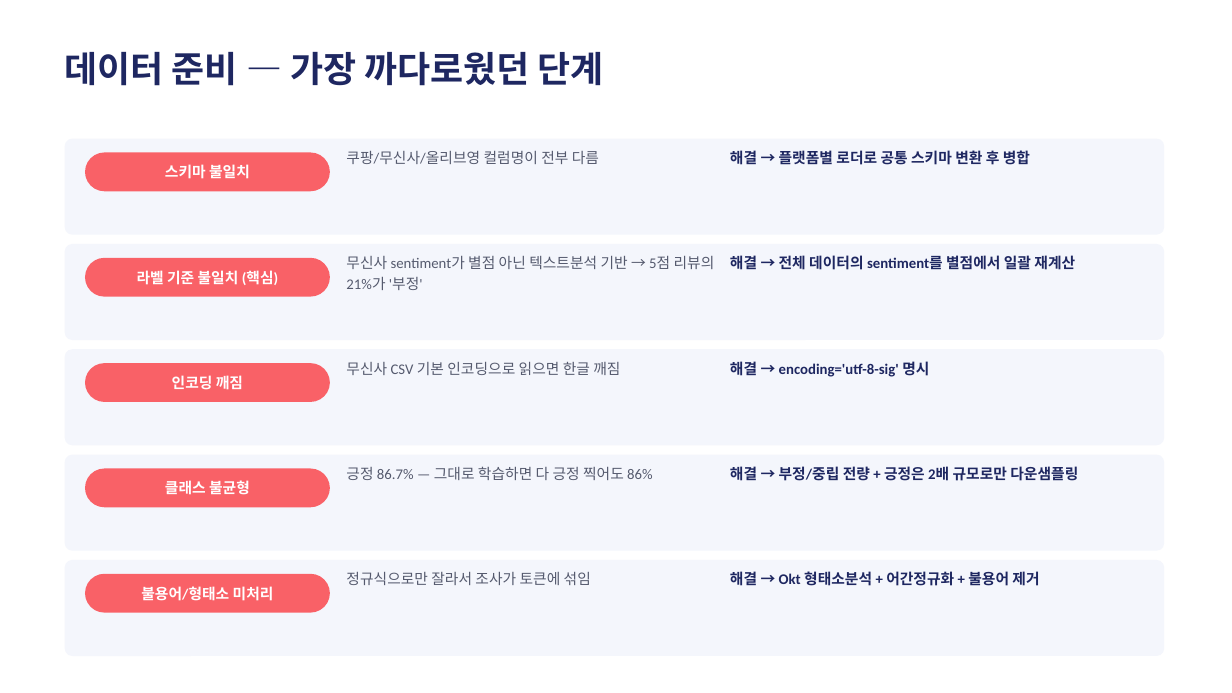
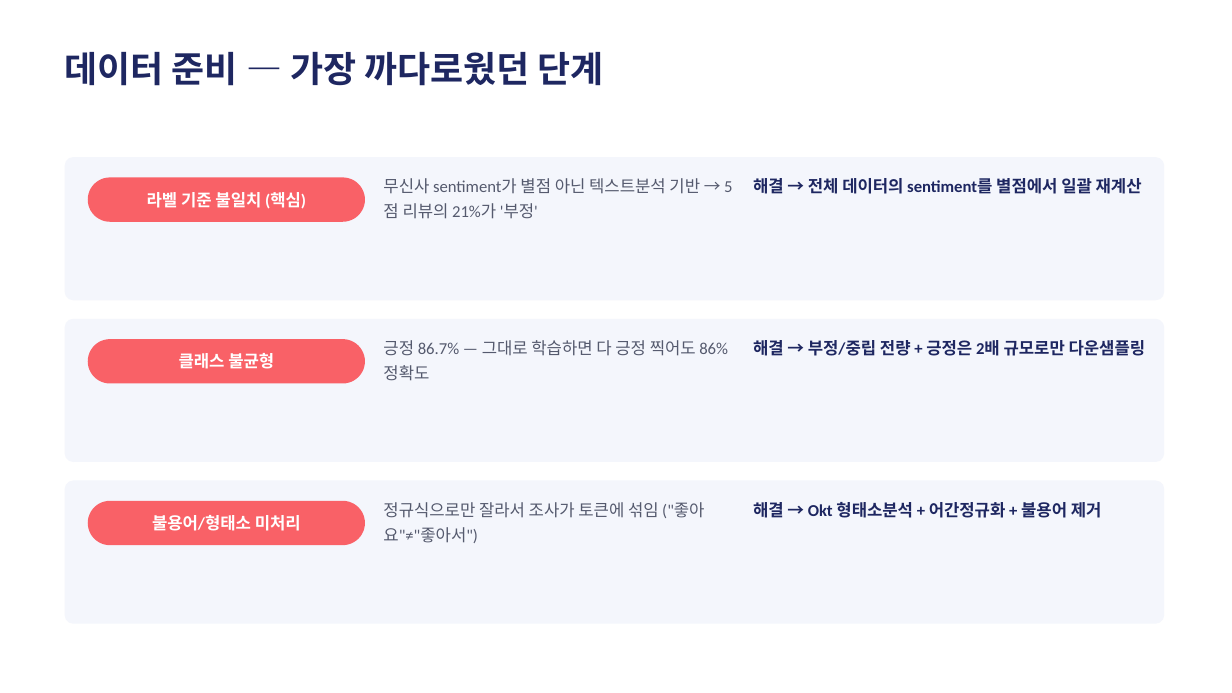
Before and after one commit to dong29482757-beep/shopping-review-crawler, a slide deck: slide 3 of BeautyScope_발표.pptx (slide 4 before the commit). Drawn at 1232x693 pixels with LibreOffice and Linux fonts; fonts in the diff are those of the drawing. Boxes give left, top, right and bottom in pixels: in the first picture for what was removed or moved away, otherwise in the second. Text is boxed around its words. In the diff, an @@ line names an element or a change of style, - is before the commit and + after.

```diff
--- a/BeautyScope_발표.pptx
+++ b/BeautyScope_발표.pptx
@@ text removed at [730,148,1030,167] @@
-해결 → 플랫폼별 로더로 공통 스키마 변환 후 병합
@@ rounded rectangle: place and size @@
-rounded rectangle at [65,139,1165,235]
+rounded rectangle at [65,157,1165,300]
@@ rounded rectangle "라벨 기준 불일치 (핵심)": place and size @@
-rounded rectangle "라벨 기준 불일치 (핵심)" at [85,152,330,191]
+rounded rectangle "라벨 기준 불일치 (핵심)" at [88,177,365,222]
@@ text removed at [346,151,599,164] @@
-쿠팡/무신사/올리브영 컬럼명이 전부 다름
@@ text "무신사 sentiment가 별점 아닌 텍스트분석 ...": place and size @@
-text "무신사 sentiment가 별점 아닌 텍스트분석 ..." at [346,256,715,290]
+text "무신사 sentiment가 별점 아닌 텍스트분석 ..." at [383,178,700,219]
@@ text "해결 → 전체 데이터의 sentiment를 ...": place and size @@
-text "해결 → 전체 데이터의 sentiment를 ..." at [730,254,1075,273]
+text "해결 → 전체 데이터의 sentiment를 ..." at [753,178,1142,194]
@@ text in rounded rectangle at [147,192,306,208]: text changed; size 11.5 to 13 pt @@
-스키마 불일치
+라벨 기준 불일치 (핵심)
@@ rounded rectangle removed at [85,258,330,297] @@
-라벨 기준 불일치 (핵심)
@@ rounded rectangle: place and size @@
-rounded rectangle at [65,244,1165,340]
+rounded rectangle at [65,319,1165,462]
@@ rounded rectangle "클래스 불균형" at [88,339,365,384]: size 11.5 to 13 pt @@
@@ rounded rectangle "클래스 불균형": place and size @@
-rounded rectangle "클래스 불균형" at [85,469,330,507]
+rounded rectangle "클래스 불균형" at [88,339,365,384]
@@ text at [383,340,728,381]: text changed; size 11.5 to 13 pt @@
-긍정 86.7% — 그대로 학습하면 다 긍정 찍어도 86%
+긍정 86.7% — 그대로 학습하면 다 긍정 찍어도 86% 정확도
@@ size 11.5 to 13 pt; line spacing 1.15 to 1.25 in 4 elements at [753,502,1102,518], [753,178,1142,194], [383,178,700,219], [753,340,1146,358] @@
@@ text "해결 → 부정/중립 전량 + ...": place and size @@
-text "해결 → 부정/중립 전량 + ..." at [730,466,1078,481]
+text "해결 → 부정/중립 전량 + ..." at [753,340,1146,358]
@@ rounded rectangle removed at [85,363,330,402] @@
-인코딩 깨짐
@@ text removed at [346,362,620,375] @@
-무신사 CSV 기본 인코딩으로 읽으면 한글 깨짐
@@ text removed at [730,361,929,377] @@
-해결 → encoding='utf-8-sig' 명시
@@ rounded rectangle removed at [65,455,1165,551] @@
@@ proportions changed in 3 elements at [65,157,1165,300], [65,319,1165,462], [65,481,1165,624] @@
@@ rounded rectangle: place and size @@
-rounded rectangle at [65,349,1165,445]
+rounded rectangle at [65,481,1165,624]
@@ rounded rectangle "불용어/형태소 미처리": place and size @@
-rounded rectangle "불용어/형태소 미처리" at [85,574,330,613]
+rounded rectangle "불용어/형태소 미처리" at [88,501,365,545]
@@ rounded rectangle "불용어/형태소 미처리" at [88,501,365,545]: size 11.5 to 13 pt @@
@@ text at [383,502,704,543]: text changed; size 11.5 to 13 pt @@
-정규식으로만 잘라서 조사가 토큰에 섞임
+정규식으로만 잘라서 조사가 토큰에 섞임 ("좋아요"≠"좋아서")
@@ text "해결 → Okt 형태소분석 + ...": place and size @@
-text "해결 → Okt 형태소분석 + ..." at [730,571,1039,586]
+text "해결 → Okt 형태소분석 + ..." at [753,502,1102,518]
@@ rounded rectangle removed at [65,560,1165,656] @@
```
Also in this commit, not shown: 1 other slide changed, 3 slides added, 9 slides removed, 2 other files.
